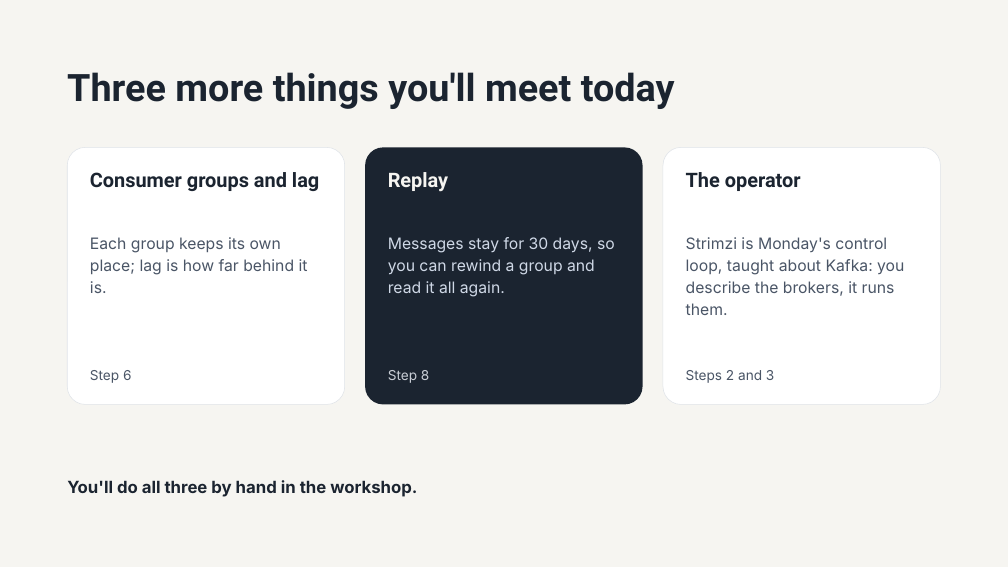
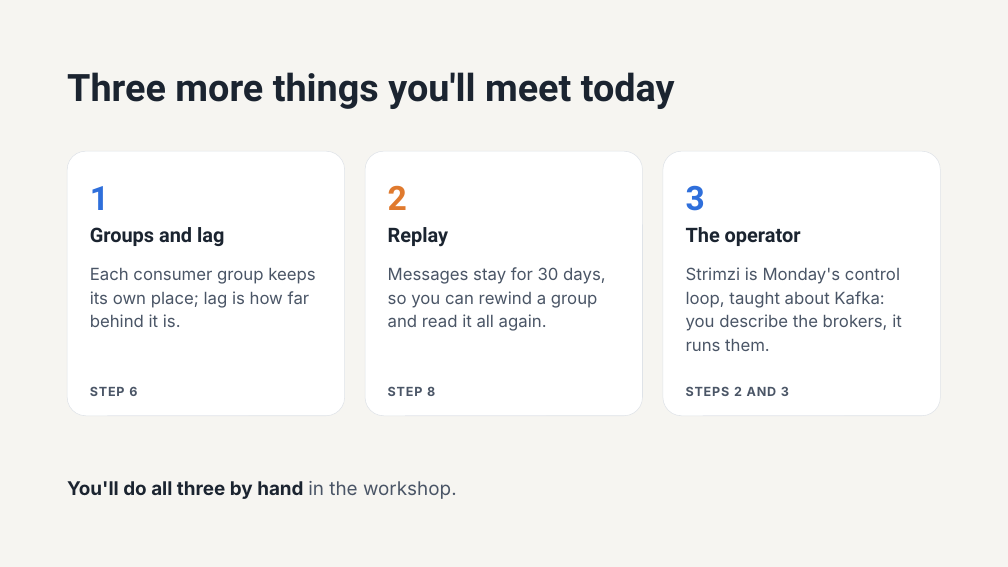
Before and after one commit to mdl-erfan/cloud-computing-srh, a slide deck: slide 9 of sessions/05-kafka-on-gke/slides/session-05-kafka-on-gke.pptx. Drawn at 1008x567 pixels with LibreOffice and Linux fonts; fonts in the diff are those of the drawing. Boxes give left, top, right and bottom in pixels: in the first picture for what was removed or moved away, otherwise in the second. Text is boxed around its words. In the diff, an @@ line names an element or a change of style, - is before the commit and + after.

```diff
--- a/sessions/05-kafka-on-gke/slides/session-05-kafka-on-gke.pptx
+++ b/sessions/05-kafka-on-gke/slides/session-05-kafka-on-gke.pptx
@@ rounded rectangle: place and size @@
-rounded rectangle at (67,147,345,405)
+rounded rectangle at (67,151,345,416)
@@ rounded rectangle: place and size @@
-rounded rectangle at (365,147,643,405)
+rounded rectangle at (365,151,643,416)
@@ rounded rectangle at (365,151,643,416): fill #1B2430 to #FFFFFF; outline none to #DFE3E8 0.5 pt @@
@@ rounded rectangle: place and size @@
-rounded rectangle at (663,147,941,405)
+rounded rectangle at (663,151,941,416)
@@ text added at (90,186,109,210), 32 pt, text #2F6FDB, bold @@
+1
@@ text added at (388,185,407,210), 32 pt, text #E07A2E, bold @@
+2
@@ text added at (686,185,705,211), 32 pt, text #2F6FDB, bold @@
+3
@@ text at (90,227,224,246): text changed @@
-Consumer groups and lag
+Groups and lag
@@ text "Replay": place and size @@
-text "Replay" at (388,172,448,192)
+text "Replay" at (388,227,448,247)
@@ text "Replay" at (388,227,448,247): text colour #F6F5F1 to #1B2430 @@
@@ text "The operator": place and size @@
-text "The operator" at (686,172,801,191)
+text "The operator" at (686,227,801,246)
@@ text at (90,268,315,327): text changed; size 15 to 16 pt @@
-Each group keeps its own place; lag is how far behind it is.
+Each consumer group keeps its own place; lag is how far behind it is.
@@ text "Messages stay for 30 days, ...": place and size @@
-text "Messages stay for 30 days, ..." at (388,237,615,297)
+text "Messages stay for 30 days, ..." at (388,267,605,331)
@@ text "Messages stay for 30 days, ..." at (388,267,605,331): size 15 to 16 pt, text colour #CFD8E6 to #4A5566; line spacing 21pt to 22.4pt @@
@@ text "Strimzi is Monday's control loop, ...": place and size @@
-text "Strimzi is Monday's control loop, ..." at (686,237,904,315)
+text "Strimzi is Monday's control loop, ..." at (686,267,902,351)
@@ text "Strimzi is Monday's control loop, ..." at (686,267,902,351): size 15 to 16 pt; line spacing 21pt to 22.4pt @@
@@ text at (90,387,137,396): text changed; size 13 to 12 pt; bold on @@
-Step 6
+STEP 6
@@ text at (388,386,435,396): text changed; size 13 to 12 pt; text colour #C9CED6 to #4A5566; bold on @@
-Step 8
+STEP 8
@@ text at (686,386,789,396): text changed; size 13 to 12 pt; bold on @@
-Steps 2 and 3
+STEPS 2 AND 3
@@ text "You'll do all three by ..." at (67,481,457,499): size 16 to 18 pt; text colour #1B2430 to #4A5566, bold off in "in the workshop."; line spacing 22.4pt to 25.2pt @@
```
Also in this commit, not shown: 4 other slides changed, 1 slide added.
